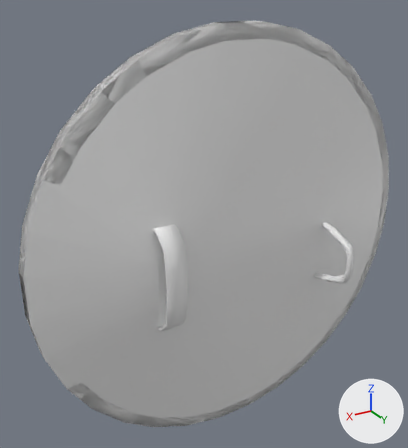
The FBX model Assets/_Project/Content/Models/RoundShield/RoundShield.fbx as it was, and as the next commit left it.
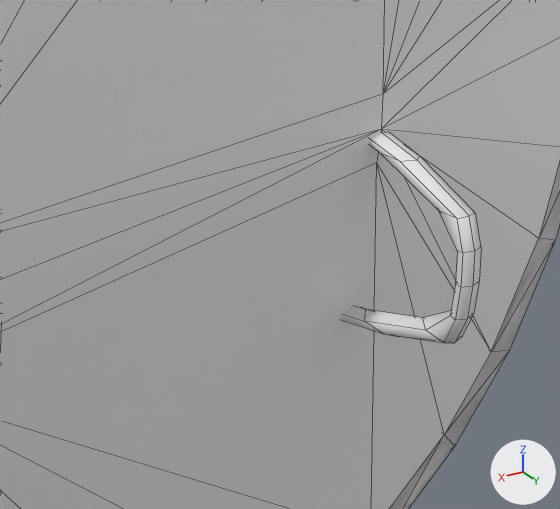
Each version appears first whole from a 50 mm lens placed at (0.379, 0.73, 0.462), pointed at (-0.125, -0.109, 0.043), and next in a close-up on the part from 52% to 92% of the width and 41% to 74% of the height. The axes (+X, +Y, +Z) are drawn at lower right. The lights are the same throughout. The last two pictures show the newer version. The close-ups show mesh edges as thin lines. Where no turn or scale is listed for an object, it has been applied to the vertices.

The first close-up shows 'RoundShield_Body_COL', 'RoundShield_LOD0'.
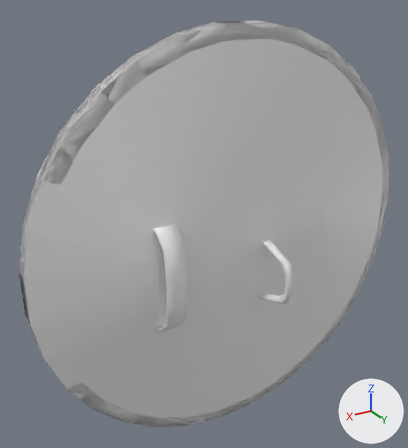
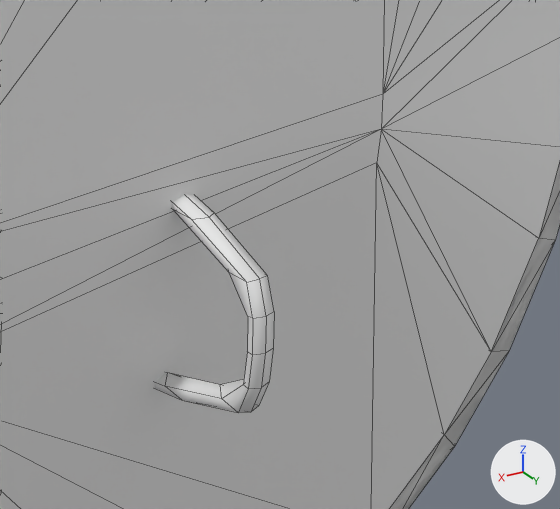
Edits to the scene script, one JSON object a line:
```json
{"block": "me_roundshield_lod0", "where": "me_roundshield_lod0.from_pydata(...)  # 412 vertices, 432 faces; spans x -0.579..0.221, y -0.159..0.05, z -0.4..0.4"}
{"block": "me_roundshield_lod0", "where": "# used by ob_roundshield_lod0; location = (0.0, 0.0, 0.0)"}
{"block": "me_roundshield_lod0", "change": "me_roundshield_lod0 part 1: the loose piece of 78 vertices spanning x -0.376..-0.34, y -0.08..0.05, z -0.124..0.045 is moved by (0.148, 0.0, 0.0)"}
```

Pixel boxes [x1, y1, x2, y2] of what changed, in the close-ups (560 x 509 px; the box of a moved part takes in the faces that stretch with it):
```json
{"object": "RoundShield_LOD0", "change": "reshaped", "before": [342, 132, 560, 509], "after": [154, 164, 560, 509]}
{"part": 1, "of": "me_roundshield_lod0", "change": "moved or reshaped", "before": [342, 132, 481, 343], "after": [154, 194, 274, 412]}
```
